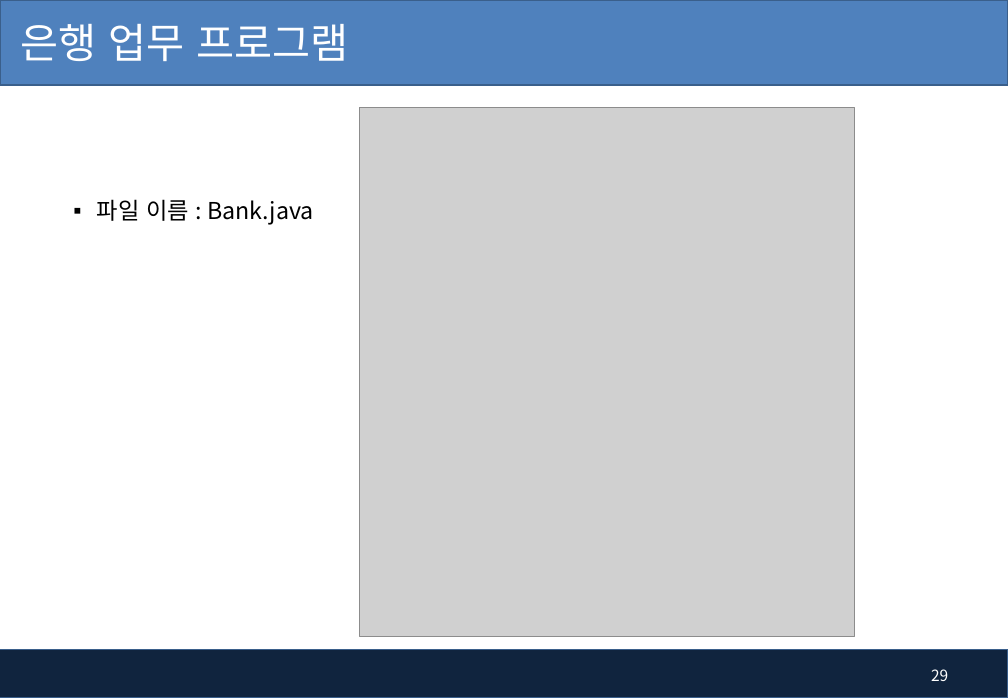
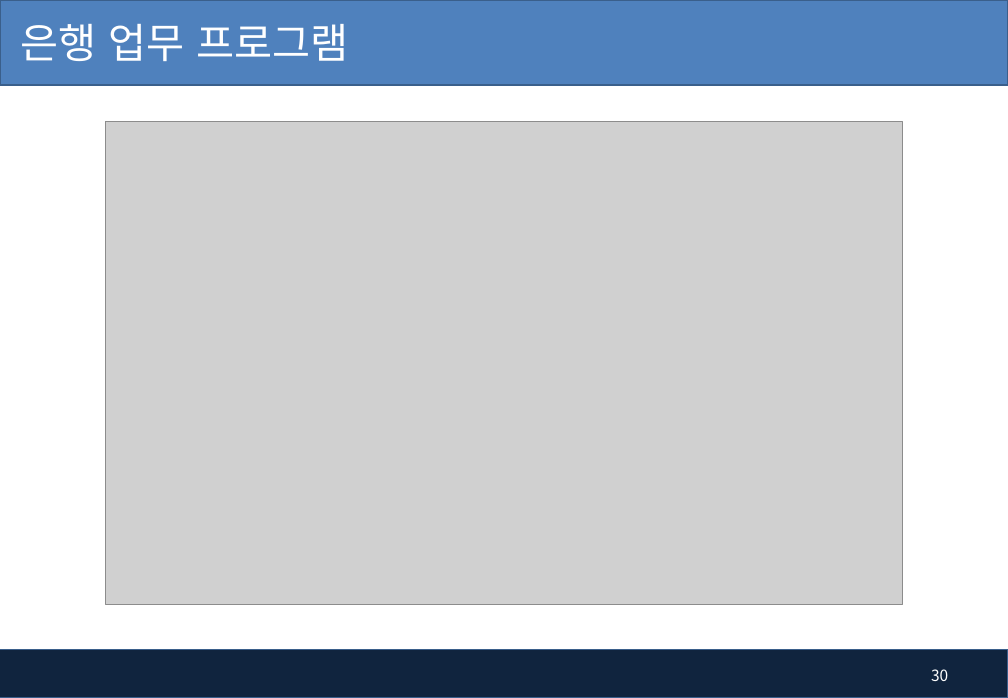
Before and after one commit to pshho/ngreen_project, a slide deck: slide 30 of javaWorks/자료/java_ppt/3장-제어문(조건, 반복).pptx (slide 29 before the commit). Drawn at 1008x698 pixels with LibreOffice and Linux fonts; fonts in the diff are those of the drawing; grey boxes stand for pictures; background and template pictures are left out. Boxes give left, top, right and bottom in pixels: in the first picture for what was removed or moved away, otherwise in the second. Text is boxed around its words. In the diff, an @@ line names an element or a change of style, - is before the commit and + after.

```diff
--- a/javaWorks/자료/java_ppt/3장-제어문(조건, 반복).pptx
+++ b/javaWorks/자료/java_ppt/3장-제어문(조건, 반복).pptx
@@ picture: place and size @@
-picture at (360,107,854,637)
+picture at (106,122,904,604)
@@ text removed at (97,199,314,225) @@
-▪ 파일 이름 : Bank.java
@@ page number at (931,669,948,681): text changed @@
-29
+30
```
Also in this commit, not shown: 2 other slides changed, 1 slide added, 27 other files.
